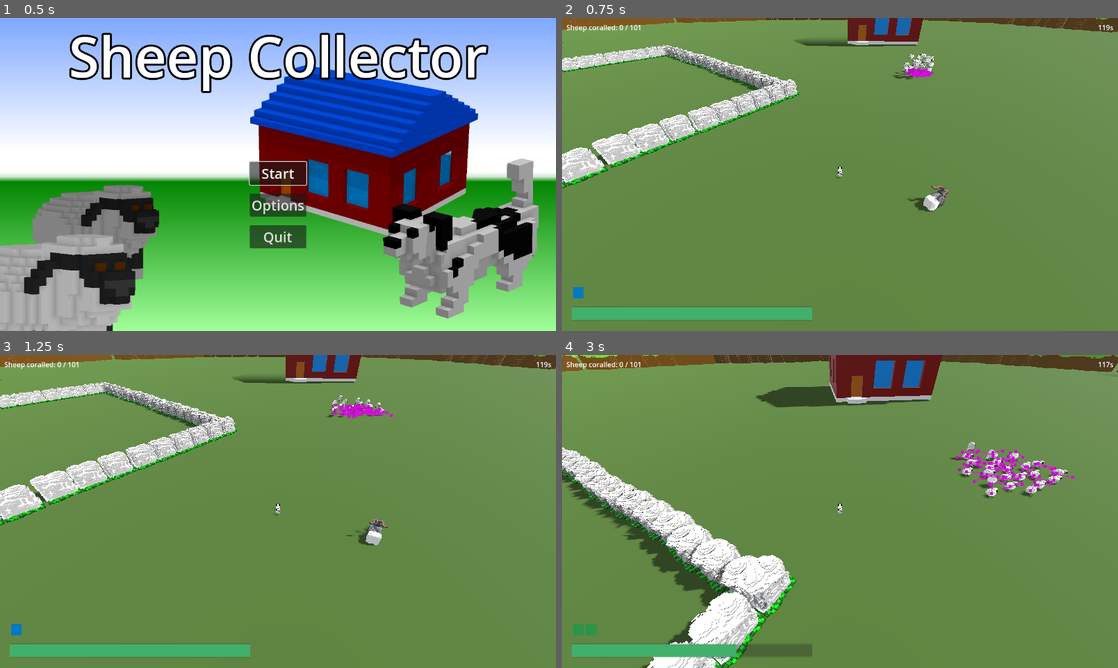
Above: before the commit, frames 1-4 (two rows, left to right).
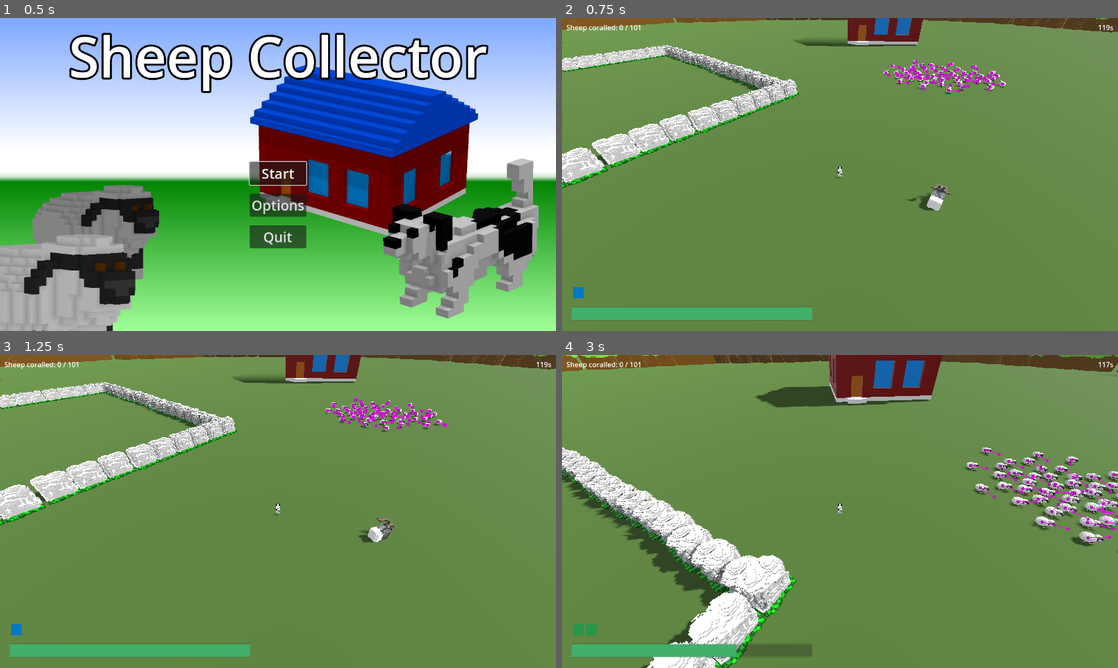
Above: after the commit, the same moments.

Repository: hunttis/ld-58
Game: Godot game, scene res://assets/scenes/master.tscn
Same seed, same stepped clock (60 frames per second), same inputs: the game is played once before the commit and once after it.
Inputs (mouse positions are in pixels of both pictures, inside the frame that each line leads up to):
- Up to frame 1 (0.5 s): no input
- Up to frame 2 (0.75 s): click "Start" at 0.5 s
- Up to frame 3 (1.25 s): no input
- Up to frame 4 (3 s): move the mouse to (867, 511) at 1.27 s; hold Q (ability_bark) 1.28-2.03 s; hold W (move_forward) from 1.28 s (still down); move the mouse to (812, 511) at 2.02 s; tap Space (ability_dash) at 2.1 s; move the mouse to (851, 505) at 2.77 s; hold E (ability_sprint) from 2.78 s (still down)

Frame 1 is identical in both runs. In frame 2, 1.2% of the frame differs, in the area x 57-80%, y 11-62%; in frame 3, 1.2%; in frame 4, 3.6%, in the area x 69-100%, y 27-64%.

Commit message:
move sheep flock 1 over ground

Diff:
--- a/assets/scenes/game.tscn
+++ b/assets/scenes/game.tscn
@@ -65,102 +65,151 @@
 transform = Transform3D(1, 0, 0, 0, 1, 0, 0, 0, 1, 21.841774, 0, -37.3348)
 
 [node name="Sheep1" parent="SheepFlock1" instance=ExtResource("7_3w2km")]
+transform = Transform3D(1, 0, 0, 0, 1, 0, 0, 0, 1, 8.856304, 0, 6.6375694)
 
 [node name="Sheep2" parent="SheepFlock1" instance=ExtResource("7_3w2km")]
+transform = Transform3D(1, 0, 0, 0, 1, 0, 0, 0, 1, 13.277706, 0, 8.566328)
 
 [node name="Sheep3" parent="SheepFlock1" instance=ExtResource("7_3w2km")]
+transform = Transform3D(1, 0, 0, 0, 1, 0, 0, 0, 1, 9.468195, 0, 10.487339)
 
 [node name="Sheep4" parent="SheepFlock1" instance=ExtResource("7_3w2km")]
+transform = Transform3D(1, 0, 0, 0, 1, 0, 0, 0, 1, 13.434452, 0, 4.444996)
 
 [node name="Sheep5" parent="SheepFlock1" instance=ExtResource("7_3w2km")]
+transform = Transform3D(1, 0, 0, 0, 1, 0, 0, 0, 1, 15.485428, 0, 2.8151627)
 
 [node name="Sheep6" parent="SheepFlock1" instance=ExtResource("7_3w2km")]
+transform = Transform3D(1, 0, 0, 0, 1, 0, 0, 0, 1, -4.3198166, 0, 9.677559)
 
 [node name="Sheep7" parent="SheepFlock1" instance=ExtResource("7_3w2km")]
+transform = Transform3D(1, 0, 0, 0, 1, 0, 0, 0, 1, 11.129486, 0, 6.6513023)
 
 [node name="Sheep8" parent="SheepFlock1" instance=ExtResource("7_3w2km")]
+transform = Transform3D(1, 0, 0, 0, 1, 0, 0, 0, 1, 3.6797295, 0, 10.559734)
 
 [node name="Sheep9" parent="SheepFlock1" instance=ExtResource("7_3w2km")]
+transform = Transform3D(1, 0, 0, 0, 1, 0, 0, 0, 1, 0, 0, -11.41251)
 
 [node name="Sheep10" parent="SheepFlock1" instance=ExtResource("7_3w2km")]
+transform = Transform3D(1, 0, 0, 0, 1, 0, 0, 0, 1, 9.204489, 0, -8.295506)
 
 [node name="Sheep11" parent="SheepFlock1" instance=ExtResource("7_3w2km")]
+transform = Transform3D(1, 0, 0, 0, 1, 0, 0, 0, 1, -7.755945, 0, -6.3244286)
 
 [node name="Sheep12" parent="SheepFlock1" instance=ExtResource("7_3w2km")]
+transform = Transform3D(1, 0, 0, 0, 1, 0, 0, 0, 1, -8.670376, 0, 6.347782)
 
 [node name="Sheep13" parent="SheepFlock1" instance=ExtResource("7_3w2km")]
+transform = Transform3D(1, 0, 0, 0, 1, 0, 0, 0, 1, 0, 0, 12.346535)
 
 [node name="Sheep14" parent="SheepFlock1" instance=ExtResource("7_3w2km")]
+transform = Transform3D(1, 0, 0, 0, 1, 0, 0, 0, 1, 15.53492, 0, 0)
 
 [node name="Sheep15" parent="SheepFlock1" instance=ExtResource("7_3w2km")]
+transform = Transform3D(1, 0, 0, 0, 1, 0, 0, 0, 1, 13.8629265, 0, -5.8167725)
 
 [node name="Sheep16" parent="SheepFlock1" instance=ExtResource("7_3w2km")]
+transform = Transform3D(1, 0, 0, 0, 1, 0, 0, 0, 1, -3.0682182, 0, 7.4706535)
 
 [node name="Sheep17" parent="SheepFlock1" instance=ExtResource("7_3w2km")]
+transform = Transform3D(1, 0, 0, 0, 1, 0, 0, 0, 1, 11.504707, 0, 2.7743149)
 
 [node name="Sheep18" parent="SheepFlock1" instance=ExtResource("7_3w2km")]
+transform = Transform3D(1, 0, 0, 0, 1, 0, 0, 0, 1, 11.489315, 0, 0)
 
 [node name="Sheep19" parent="SheepFlock1" instance=ExtResource("7_3w2km")]
+transform = Transform3D(1, 0, 0, 0, 1, 0, 0, 0, 1, 6.623678, 0, 5.594103)
 
 [node name="Sheep20" parent="SheepFlock1" instance=ExtResource("7_3w2km")]
+transform = Transform3D(1, 0, 0, 0, 1, 0, 0, 0, 1, 8.604446, 0, 2.8636093)
 
 [node name="Sheep21" parent="SheepFlock1" instance=ExtResource("7_3w2km")]
+transform = Transform3D(1, 0, 0, 0, 1, 0, 0, 0, 1, 8.771824, 0, -3.3305054)
 
 [node name="Sheep22" parent="SheepFlock1" instance=ExtResource("7_3w2km")]
+transform = Transform3D(1, 0, 0, 0, 1, 0, 0, 0, 1, 3.028141, 0, -7.366997)
 
 [node name="Sheep23" parent="SheepFlock1" instance=ExtResource("7_3w2km")]
+transform = Transform3D(1, 0, 0, 0, 1, 0, 0, 0, 1, 5.0401497, 0, -4.176712)
 
 [node name="Sheep24" parent="SheepFlock1" instance=ExtResource("7_3w2km")]
+transform = Transform3D(1, 0, 0, 0, 1, 0, 0, 0, 1, 3.7664948, 0, 8.100822)
 
 [node name="Sheep25" parent="SheepFlock1" instance=ExtResource("7_3w2km")]
+transform = Transform3D(1, 0, 0, 0, 1, 0, 0, 0, 1, 8.738895, 0, 0)
 
 [node name="Sheep26" parent="SheepFlock1" instance=ExtResource("7_3w2km")]
+transform = Transform3D(1, 0, 0, 0, 1, 0, 0, 0, 1, 4.519005, 0, 5.7403717)
 
 [node name="Sheep27" parent="SheepFlock1" instance=ExtResource("7_3w2km")]
+transform = Transform3D(1, 0, 0, 0, 1, 0, 0, 0, 1, 5.525139, 0, 2.661972)
 
 [node name="Sheep28" parent="SheepFlock1" instance=ExtResource("7_3w2km")]
+transform = Transform3D(1, 0, 0, 0, 1, 0, 0, 0, 1, 5.6810303, 0, 0)
 
 [node name="Sheep29" parent="SheepFlock1" instance=ExtResource("7_3w2km")]
+transform = Transform3D(1, 0, 0, 0, 1, 0, 0, 0, 1, -5.4450397, 0, 4.727913)
 
 [node name="Sheep30" parent="SheepFlock1" instance=ExtResource("7_3w2km")]
+transform = Transform3D(1, 0, 0, 0, 1, 0, 0, 0, 1, -3.3154926, 0, 4.611618)
 
 [node name="Sheep31" parent="SheepFlock1" instance=ExtResource("7_3w2km")]
+transform = Transform3D(1, 0, 0, 0, 1, 0, 0, 0, 1, -8.146837, 0, 2.528633)
 
 [node name="Sheep32" parent="SheepFlock1" instance=ExtResource("7_3w2km")]
+transform = Transform3D(1, 0, 0, 0, 1, 0, 0, 0, 1, -5.7640743, 0, -2.8915558)
 
 [node name="Sheep33" parent="SheepFlock1" instance=ExtResource("7_3w2km")]
+transform = Transform3D(1, 0, 0, 0, 1, 0, 0, 0, 1, -10.537918, 0, 0)
 
 [node name="Sheep34" parent="SheepFlock1" instance=ExtResource("7_3w2km")]
+transform = Transform3D(1, 0, 0, 0, 1, 0, 0, 0, 1, 0, 0, 8.266989)
 
 [node name="Sheep35" parent="SheepFlock1" instance=ExtResource("7_3w2km")]
+transform = Transform3D(1, 0, 0, 0, 1, 0, 0, 0, 1, -5.545822, 0, 2.3953857)
 
 [node name="Sheep36" parent="SheepFlock1" instance=ExtResource("7_3w2km")]
+transform = Transform3D(1, 0, 0, 0, 1, 0, 0, 0, 1, -7.9956856, 0, 0)
 
 [node name="Sheep37" parent="SheepFlock1" instance=ExtResource("7_3w2km")]
+transform = Transform3D(1, 0, 0, 0, 1, 0, 0, 0, 1, -2.3197193, 0, -5.8966103)
 
 [node name="Sheep38" parent="SheepFlock1" instance=ExtResource("7_3w2km")]
+transform = Transform3D(1, 0, 0, 0, 1, 0, 0, 0, 1, 0, 0, -6.9294624)
 
 [node name="Sheep39" parent="SheepFlock1" instance=ExtResource("7_3w2km")]
+transform = Transform3D(1, 0, 0, 0, 1, 0, 0, 0, 1, -3.656578, 0, -3.0751495)
 
 [node name="Sheep40" parent="SheepFlock1" instance=ExtResource("7_3w2km")]
+transform = Transform3D(1, 0, 0, 0, 1, 0, 0, 0, 1, -3.0624294, 0, 2.2736435)
 
 [node name="Sheep41" parent="SheepFlock1" instance=ExtResource("7_3w2km")]
+transform = Transform3D(1, 0, 0, 0, 1, 0, 0, 0, 1, -5.5901966, 0, 0)
 
 [node name="Sheep42" parent="SheepFlock1" instance=ExtResource("7_3w2km")]
+transform = Transform3D(1, 0, 0, 0, 1, 0, 0, 0, 1, -2.6620502, 0, 0)
 
 [node name="Sheep43" parent="SheepFlock1" instance=ExtResource("7_3w2km")]
+transform = Transform3D(1, 0, 0, 0, 1, 0, 0, 0, 1, -0.7116661, 0, 6.0315037)
 
 [node name="Sheep44" parent="SheepFlock1" instance=ExtResource("7_3w2km")]
+transform = Transform3D(1, 0, 0, 0, 1, 0, 0, 0, 1, 2.0266075, 0, -3.4422302)
 
 [node name="Sheep45" parent="SheepFlock1" instance=ExtResource("7_3w2km")]
+transform = Transform3D(1, 0, 0, 0, 1, 0, 0, 0, 1, 0, 0, -3.3744965)
 
 [node name="Sheep46" parent="SheepFlock1" instance=ExtResource("7_3w2km")]
+transform = Transform3D(1, 0, 0, 0, 1, 0, 0, 0, 1, 2.966751, 0, 2.583065)
 
 [node name="Sheep47" parent="SheepFlock1" instance=ExtResource("7_3w2km")]
+transform = Transform3D(1, 0, 0, 0, 1, 0, 0, 0, 1, 2.964592, 0, 0)
 
 [node name="Sheep48" parent="SheepFlock1" instance=ExtResource("7_3w2km")]
+transform = Transform3D(1, 0, 0, 0, 1, 0, 0, 0, 1, 1.2990551, 0, 5.7314434)
 
 [node name="Sheep49" parent="SheepFlock1" instance=ExtResource("7_3w2km")]
+transform = Transform3D(1, 0, 0, 0, 1, 0, 0, 0, 1, 0, 0, 2.9937706)
 
 [node name="SheepFlock2" type="Node3D" parent="."]
 transform = Transform3D(1, 0, 0, 0, 1, 0, 0, 0, 1, -124.4542, 0, 17.786888)
